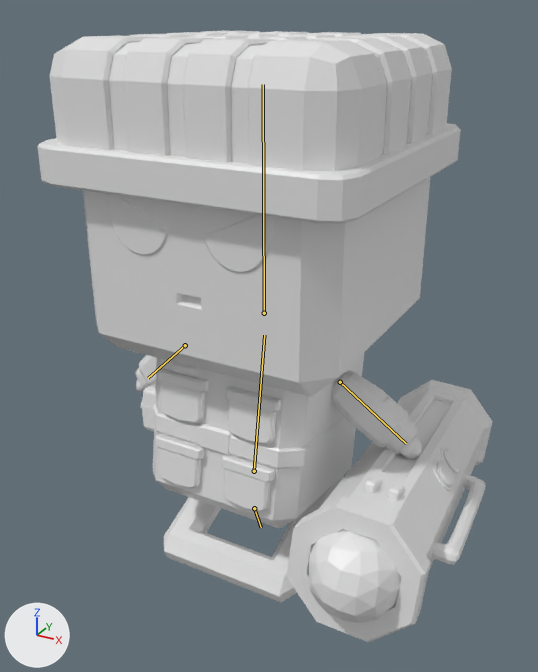
Renders of the FBX model Assets/StevenLiu/Player/Mesh/soldior.fbx from each side of a commit.
The view is the same before and after, from a 50 mm lens placed at (1.27, -2.18, 2.04), pointed at (0.06, 0.02, 0.94). Every picture has the same lights, and +X, +Y and +Z are marked at lower left. Both versions are drawn at frame 15 of the action 'soldior|walk_back'; the numbers are the values there. The bones that change are drawn over the model as lines.

In view in the first picture: '身體'.
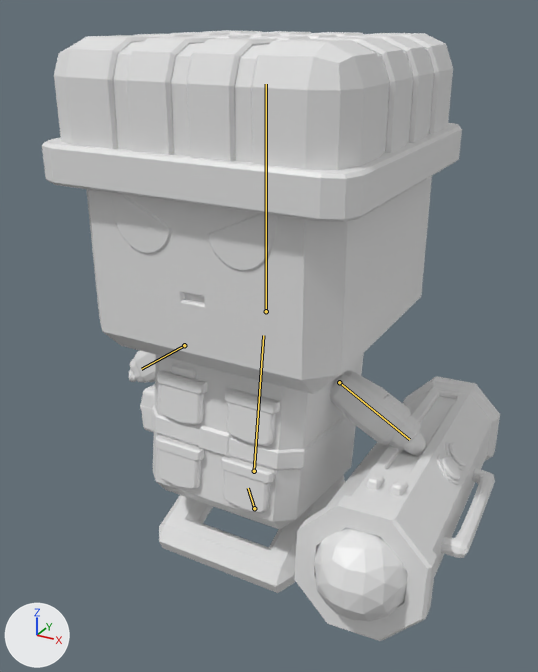
Boxes (x1, y1, x2, y2) around the edits, measured in the pictures (538 x 672 px):
'身體', posed
    before: (37, 31, 493, 642)
    after: (42, 30, 500, 641)
bone 'buttom', root to tip
    before: (254, 508) to (261, 527)
    after: (254, 508) to (248, 488)
bone 'body', root to tip
    before: (254, 471) to (264, 335)
    after: (254, 471) to (263, 335)
bone 'hand_L', root to tip
    before: (340, 382) to (406, 443)
    after: (339, 382) to (409, 439)
bone 'hand_R', root to tip
    before: (185, 345) to (148, 378)
    after: (184, 345) to (141, 369)
bone 'head', root to tip
    before: (264, 313) to (263, 84)
    after: (266, 311) to (266, 84)

The change in detail:
Bone 'buttom' (bone_buttom) turns from (-158, 0, 0) to (21, 0, 0) degrees about its own x, y and z.
Bone 'body' (bone_body) turns from (-9, 0, 0) to (-8, 0, 0) degrees about its own x, y and z.
Bone 'hand_L' (bone_hand_l) turns from (-4, -1, -31) to (-4, -1, -27) degrees about its own x, y and z.
Bone 'hand_R' (bone_hand_r) turns from (44, -2, 6) to (34, -1, 5) degrees about its own x, y and z.
Bone 'head' (bone_head) moves from (0.0, 0.0, -0.083) to (0.0, 0.0, -0.102).
